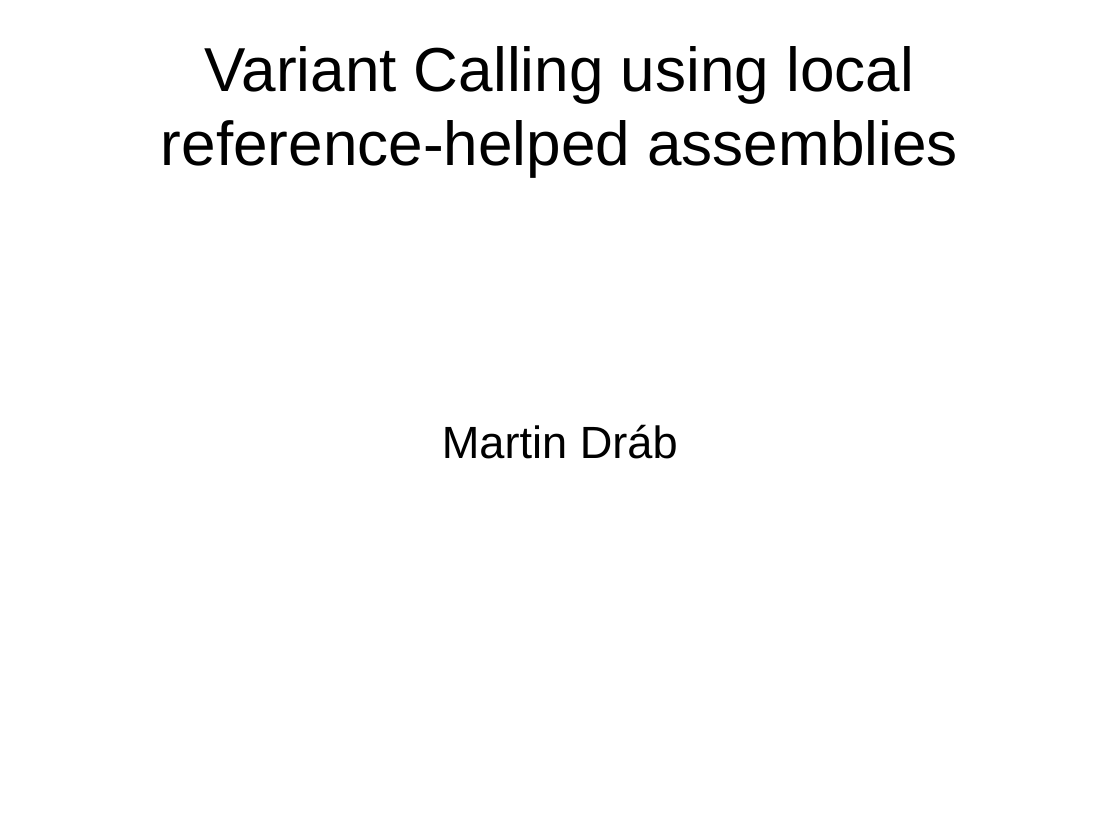
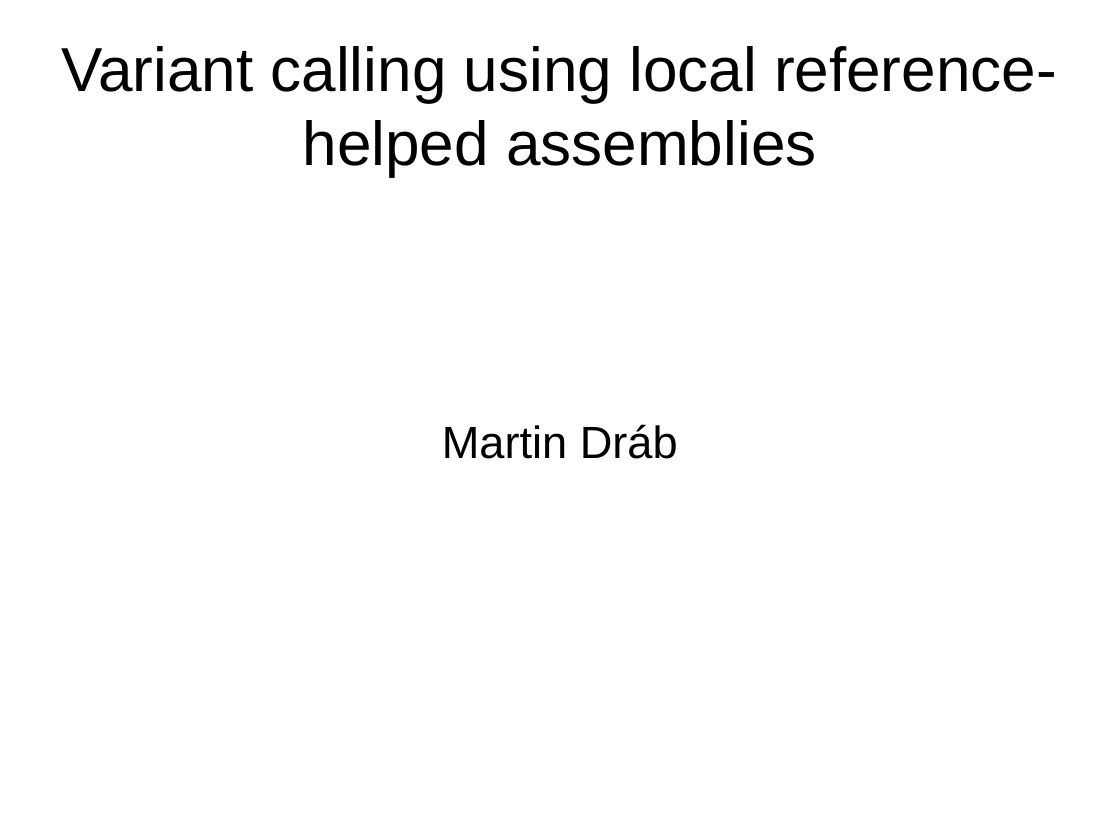
Before and after one commit to MartinDrab/Genetics, a slide deck: slide 1 of ppt/obhajoba/obhajoba.odp. Drawn at 1120x840 pixels with LibreOffice and Linux fonts; fonts in the diff are those of the drawing. Boxes give left, top, right and bottom in pixels: in the first picture for what was removed or moved away, otherwise in the second. Text is boxed around its words. In the diff, an @@ line names an element or a change of style, - is before the commit and + after.

```diff
--- a/ppt/obhajoba/obhajoba.odp
+++ b/ppt/obhajoba/obhajoba.odp
@@ title at (x1=61, y1=46, x2=1057, y2=177): text changed @@
-Variant Calling using local reference-helped assemblies
+Variant calling using local reference-helped assemblies
```
Also in this commit, not shown: 1 other slide changed, 2 slides added, 2 slides removed, 4 other files.
